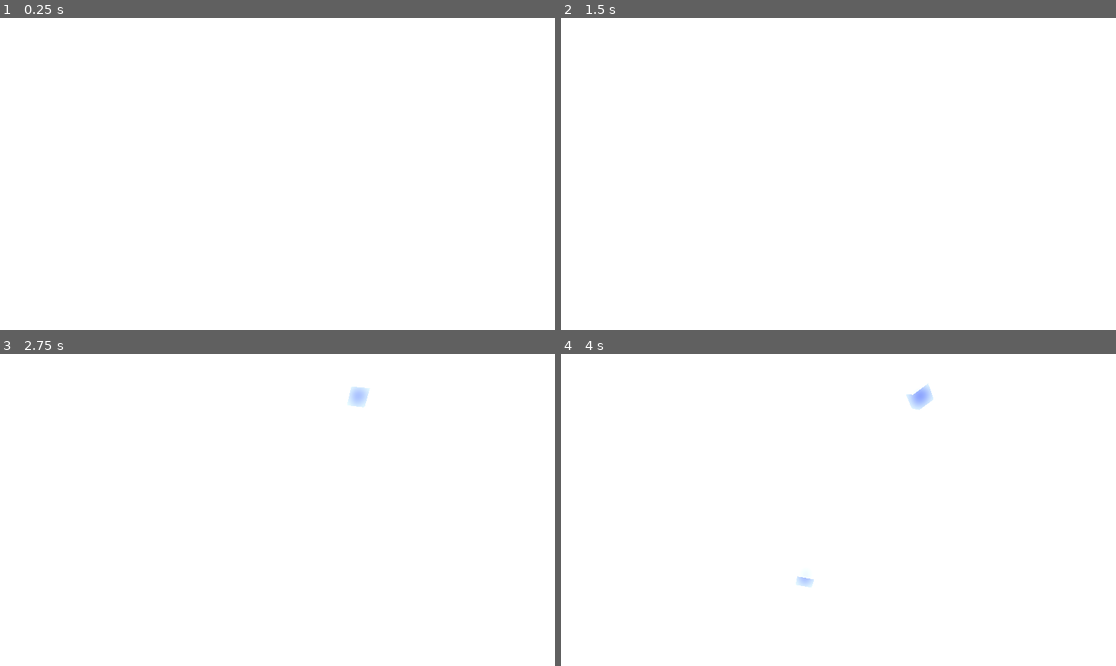
Above: before the commit, frames 1-4 (two rows, left to right).
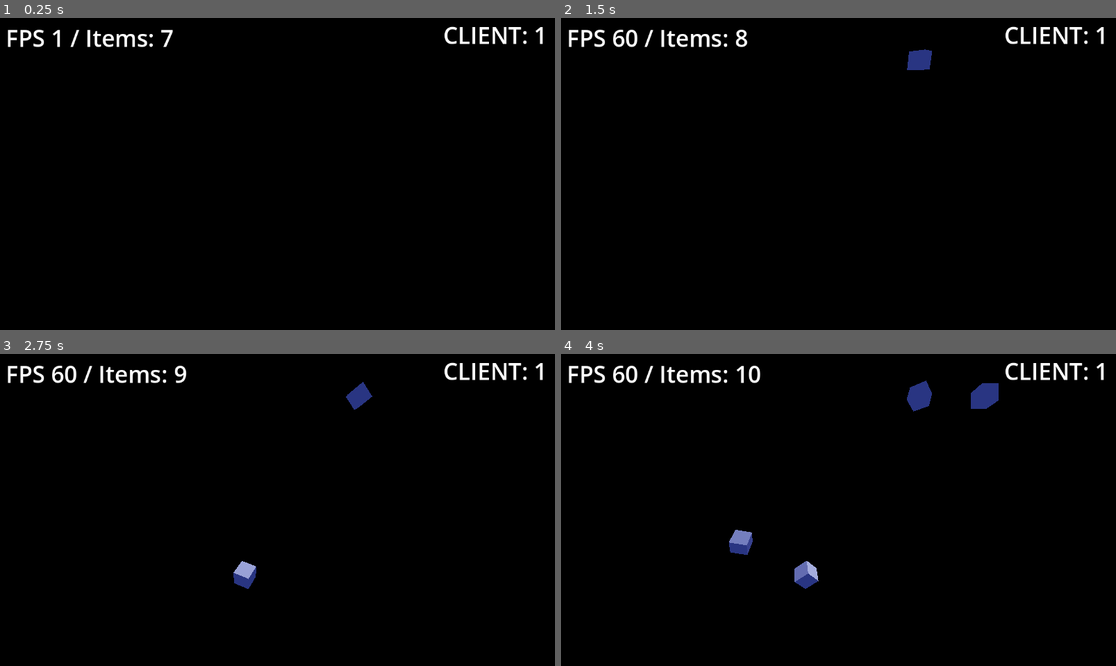
Above: after the commit, the same moments.

Repository: ilyaev/godot-snake-world
Game: Godot game, scene res://world.tscn
Two runs of this game, one before a commit and one after it. Both use one fixed random seed, a clock stepped at 60 frames per second and the inputs below.
Inputs:
- Up to frame 1 (0.25 s): no input
- Up to frame 2 (1.5 s): tap Enter at 0.5 s; hold Right (ui_right) 0.53-1.28 s; hold Left (ui_left) from 1.28 s (still down)
- Up to frame 3 (2.75 s): release Left (ui_left) at 2.03 s; hold Right (ui_right) from 2.03 s (still down)
- Up to frame 4 (4 s): release Right (ui_right) at 3.53 s; hold Left (ui_left) from 3.53 s (still down)

The runs differ from the first frame. In frame 1, 99% of the frame differs, in the area x 0-100%, y 0-100%; in frame 2, 99%; in frame 3, 99%; in frame 4, 99%.

Commit message:
feat: game board background. Autopilot

Diff:
--- /dev/null
+++ b/board.gdshader
@@ -0,0 +1,12 @@
+shader_type spatial;
+
+void fragment() {
+	// Place fragment code here.
+	vec2 uv = fract(UV*7.1);
+
+	float line = .05;
+
+	float border = max(.05/pow(abs(uv.x-.5), 1.2), .05/pow(abs(uv.y-.5), 1.2));
+	border = step(border, 4.);
+	ALBEDO = vec3(.9, .3, .1)*border*.2;
+}
--- a/food.gd
+++ b/food.gd
@@ -15,6 +15,6 @@
 	rotate_z(delta * PI/8)
 	pass
 
-@rpc("any_peer")
+@rpc("any_peer", "call_local")
 func eaten():
 	call_deferred("queue_free")
--- a/food.tscn
+++ b/food.tscn
@@ -4,8 +4,8 @@
 
 [sub_resource type="BoxMesh" id="BoxMesh_o0nup"]
 
-[sub_resource type="ConcavePolygonShape3D" id="ConcavePolygonShape3D_0l1wj"]
-data = PackedVector3Array(-0.5, 0.5, 0.5, 0.5, 0.5, 0.5, -0.5, -0.5, 0.5, 0.5, 0.5, 0.5, 0.5, -0.5, 0.5, -0.5, -0.5, 0.5, 0.5, 0.5, -0.5, -0.5, 0.5, -0.5, 0.5, -0.5, -0.5, -0.5, 0.5, -0.5, -0.5, -0.5, -0.5, 0.5, -0.5, -0.5, 0.5, 0.5, 0.5, 0.5, 0.5, -0.5, 0.5, -0.5, 0.5, 0.5, 0.5, -0.5, 0.5, -0.5, -0.5, 0.5, -0.5, 0.5, -0.5, 0.5, -0.5, -0.5, 0.5, 0.5, -0.5, -0.5, -0.5, -0.5, 0.5, 0.5, -0.5, -0.5, 0.5, -0.5, -0.5, -0.5, 0.5, 0.5, 0.5, -0.5, 0.5, 0.5, 0.5, 0.5, -0.5, -0.5, 0.5, 0.5, -0.5, 0.5, -0.5, 0.5, 0.5, -0.5, -0.5, -0.5, 0.5, 0.5, -0.5, 0.5, -0.5, -0.5, -0.5, 0.5, -0.5, 0.5, 0.5, -0.5, -0.5, -0.5, -0.5, -0.5)
+[sub_resource type="SphereShape3D" id="SphereShape3D_t1xxh"]
+radius = 0.7
 
 [sub_resource type="SceneReplicationConfig" id="SceneReplicationConfig_fd5bs"]
 properties/0/path = NodePath(".:position")
@@ -23,7 +23,7 @@
 skeleton = NodePath("../..")
 
 [node name="CollisionShape3D" type="CollisionShape3D" parent="StaticBody3D"]
-shape = SubResource("ConcavePolygonShape3D_0l1wj")
+shape = SubResource("SphereShape3D_t1xxh")
 
 [node name="MultiplayerSynchronizer" type="MultiplayerSynchronizer" parent="."]
 replication_config = SubResource("SceneReplicationConfig_fd5bs")
--- a/player.gd
+++ b/player.gd
@@ -8,16 +8,25 @@
 @export var collision_mutation = PI/16
 @export var pos = Vector3(0,0,0)
 
+var autopilot = false
+var next_alpha = 0
+var next_position = Vector3(0,0,0)
+
 
 var TAIL = preload("res://tail.tscn")
 
-var T = 0
+var T_SPAWN = 0
+var T_AUTO = 0
 var elapsed = 0
+
+var search_next_target = true
 
 @export var aID = "0"
 
 func _enter_tree():
 	set_multiplayer_authority(name.to_int())
+	if name.to_int() == 1:
+		autopilot = true
 	if is_multiplayer_authority():
 		init_position()
 		set_visible(true)
@@ -26,10 +35,11 @@
 	return $body
 
 func _process(delta):
-	T += delta
+	T_SPAWN += delta
+	T_AUTO += delta
 	elapsed += delta
-	if T > 1:
-		T = 0
+	if T_SPAWN > 1:
+		T_SPAWN = 0
 		if is_multiplayer_authority():
 			if $tails.get_child_count() < 3:
 				spawn_tail()
@@ -37,11 +47,14 @@
 
 func _physics_process(delta):
 	if is_multiplayer_authority():
-		if Input.is_action_pressed("ui_right"):
-			alpha += delta * PI * rotation_speed
+		if autopilot:
+			do_autopilot(delta)
+		else:
+			if Input.is_action_pressed("ui_right"):
+				alpha += delta * PI * rotation_speed
 
-		if Input.is_action_pressed("ui_left"):
-			alpha -= delta * PI * rotation_speed
+			if Input.is_action_pressed("ui_left"):
+				alpha -= delta * PI * rotation_speed
 
 
 	direction.x = sin(alpha)
@@ -66,14 +79,11 @@
 			if is_multiplayer_authority():
 				if collider.get_parent() is Food:
 					spawn_tail()
-					if multiplayer.is_server():
-						collider.get_parent().eaten()
-					else:
-						collider.get_parent().rpc("eaten")
+					search_next_target = true
+					collider.get_parent().rpc("eaten")
 				else:
 					reset_tail()
 
-#@rpc("call_local")
 func reset_tail():
 	var index = 0
 	for n in $tails.get_children():
@@ -82,7 +92,6 @@
 			n.queue_free()
 		index += 1
 
-#@rpc("call_local")
 func spawn_tail():
 	var tail = TAIL.instantiate()
 	tail.position = $body.position
@@ -98,5 +107,17 @@
 	$tails.add_child(tail, true)
 
 func init_position():
-	pos = Vector3(0, randf_range(-5,5), 0)
+	pos = Vector3(0, randf_range(-8,8), 0)
 	$body.position = pos
+
+func do_autopilot(delta):
+	if next_alpha != 0 && abs(next_alpha - alpha) > .1:
+		alpha += (next_alpha - alpha) * .2
+
+	if search_next_target || T_AUTO > 1:
+		T_AUTO = 0
+		for food in get_parent().get_children():
+			if food is Food:
+				next_alpha = (food.position - $body.position).signed_angle_to(Vector3.UP, Vector3.BACK)
+				search_next_target = false;
+				break
--- a/walls.tscn
+++ b/walls.tscn
@@ -1,7 +1,9 @@
-[gd_scene load_steps=6 format=3 uid="uid://cpmdjemslertf"]
+[gd_scene load_steps=9 format=3 uid="uid://cpmdjemslertf"]
+
+[ext_resource type="Shader" path="res://board.gdshader" id="1_r7i33"]
 
 [sub_resource type="BoxMesh" id="BoxMesh_rgwfb"]
-size = Vector3(50, 2, 0.5)
+size = Vector3(50, 2, 2)
 
 [sub_resource type="ConcavePolygonShape3D" id="ConcavePolygonShape3D_e6oif"]
 data = PackedVector3Array(-25, 1, 0.25, 25, 1, 0.25, -25, -1, 0.25, 25, 1, 0.25, 25, -1, 0.25, -25, -1, 0.25, 25, 1, -0 …(428 unchanged characters)…
@@ -14,6 +16,14 @@
 
 [sub_resource type="ConcavePolygonShape3D" id="ConcavePolygonShape3D_udg67"]
 data = PackedVector3Array(-25, 1, 0.25, 25, 1, 0.25, -25, -1, 0.25, 25, 1, 0.25, 25, -1, 0.25, -25, -1, 0.25, 25, 1, -0 …(428 unchanged characters)…
+
+[sub_resource type="ShaderMaterial" id="ShaderMaterial_50jp0"]
+render_priority = 0
+shader = ExtResource("1_r7i33")
+
+[sub_resource type="PlaneMesh" id="PlaneMesh_0iseo"]
+material = SubResource("ShaderMaterial_50jp0")
+size = Vector2(40, 40)
 
 [node name="walls" type="Node3D"]
 
@@ -52,3 +62,7 @@
 
 [node name="CollisionShape3D" type="CollisionShape3D" parent="right/StaticBody3D"]
 shape = SubResource("ConcavePolygonShape3D_udg67")
+
+[node name="MeshInstance3D" type="MeshInstance3D" parent="."]
+transform = Transform3D(1, 0, -1.5246e-23, -1.5246e-23, -4.37114e-08, -1, 0, 1, -4.37114e-08, 2.08165e-12, 8.47143, -1)
+mesh = SubResource("PlaneMesh_0iseo")
--- a/world.gd
+++ b/world.gd
@@ -54,7 +54,7 @@
 	call_deferred("add_child", player)
 
 func _on_join_pressed():
-	await get_tree().create_timer(2.0).timeout
+#	await get_tree().create_timer(2.0).timeout
 	peer.create_client("localhost", 4002)
 	multiplayer.multiplayer_peer = peer
 	mid = multiplayer.get_unique_id()
@@ -72,7 +72,3 @@
 	var one = food_scene.instantiate()
 	one.set_multiplayer_authority(1)
 	call_deferred("add_child", one, true)
-
-func _on_multiplayer_spawner_spawned(node):
-#	print(['SPAWN on ', get_type(), node.name, pos])
-	pass # Replace with function body.
--- a/world.tscn
+++ b/world.tscn
@@ -18,7 +18,8 @@
 environment = ExtResource("2_o4txu")
 
 [node name="DirectionalLight3D" type="DirectionalLight3D" parent="."]
-transform = Transform3D(-0.866023, -0.433016, 0.250001, 0, 0.499998, 0.866027, -0.500003, 0.749999, -0.43301, 0, 0, 0)
+transform = Transform3D(-0.840985, -0.539856, 0.0360351, -0.344182, 0.585175, 0.734241, -0.417471, 0.605083, -0.677932, 0.957167, 0, 8.06103)
+light_indirect_energy = 3.262
 shadow_enabled = true
 
 [node name="camera" type="Camera3D" parent="."]
@@ -47,5 +48,3 @@
 text = "FPS"
 label_settings = SubResource("LabelSettings_6md4k")
 horizontal_alignment = 2
-
-[connection signal="spawned" from="MultiplayerSpawner" to="." method="_on_multiplayer_spawner_spawned"]
